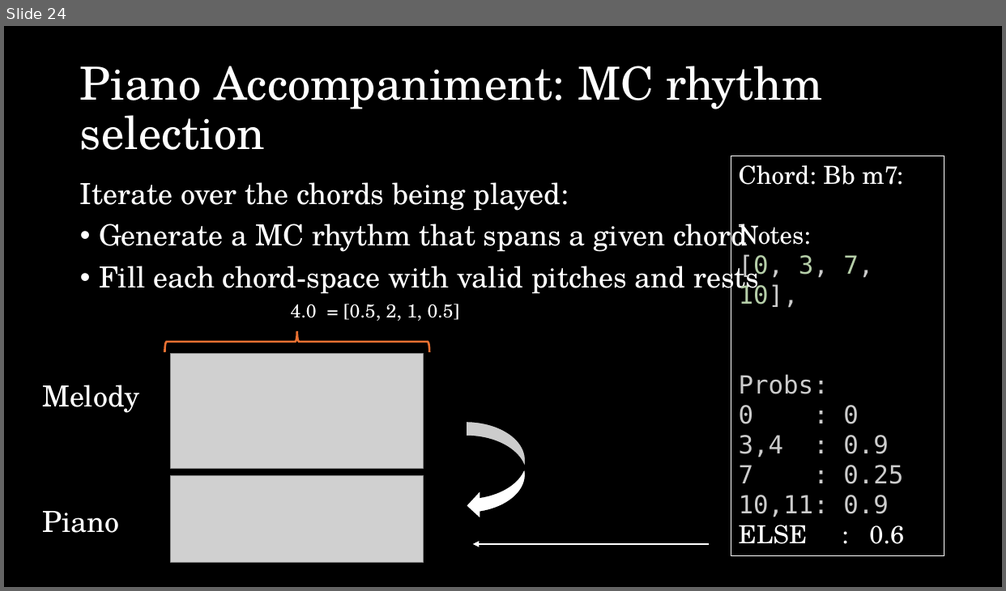
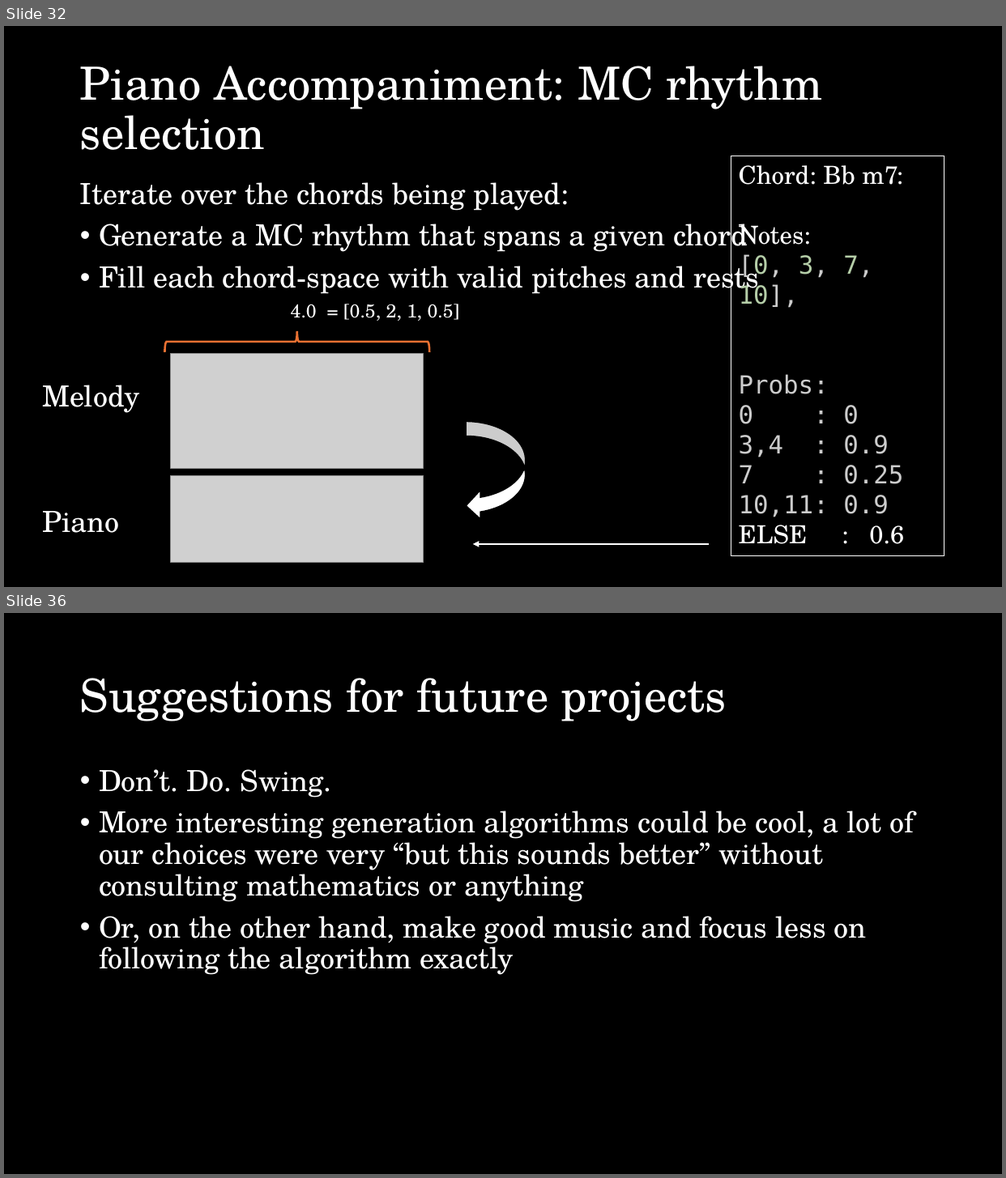
Before and after one commit to esharo02/150Final, a slide deck: CS150 final presentation.pptx. Shown one above the other, each under a label of ours: slide 24 before the commit, slides 32 and 36 after it; the slides between them are not shown. The pictures are 1006x591 and 1006x1178 pixels, drawn with LibreOffice and Linux fonts; fonts in the diff are those of the drawing; grey boxes stand for pictures. Boxes give left, top, right and bottom in pixels: in the first picture for what was removed or moved away, otherwise in the second. Text is boxed around its words. In the diff, an @@ line names an element or a change of style, - is before the commit and + after.

```diff
--- a/CS150 final presentation.pptx
+++ b/CS150 final presentation.pptx
@@ slide 36 added at (4, 613, 1002, 1174), background #000000 @@
@@ title added at (80, 678, 727, 722), 44 pt, text #FFFFFF @@
+Suggestions for future projects
@@ text added at (99, 769, 914, 975), 28 pt, text #FFFFFF @@
+• Don’t. Do. Swing.
+• More interesting generation algorithms could be cool, a lot of our choices were very “but this sounds better” without consulting mathematics or anything
+• Or, on the other hand, make good music and focus less on following the algorithm exactly
@@ what was slide 24 is now slide 32 @@
```
Also in this commit, not shown: 4 slides changed, 12 other slides added.
